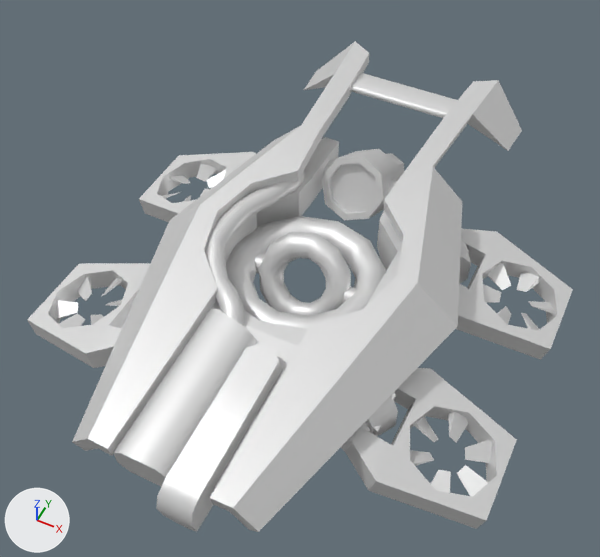
An edit to the glTF model glb/legheavydrone.glb, drawn before and after from the same camera.
Both versions are drawn from a 50 mm camera at (15.2, -31.1, 45.0) aimed at (-0.5, 0.4, 5.6). The axes (+X, +Y, +Z) are drawn at lower left. The lights are the same throughout. The older version comes first. Both versions are drawn at frame 24 of the action 'ActivateClose'; the numbers are the values there.

In view in the first picture: 'armor', 'base', 'blades', 'blblades', 'blwing', 'brwing', 'flblades', 'flwing', 'frwing', 'ringazimuth', 'ringelevation', 'thruster' and 2 more.
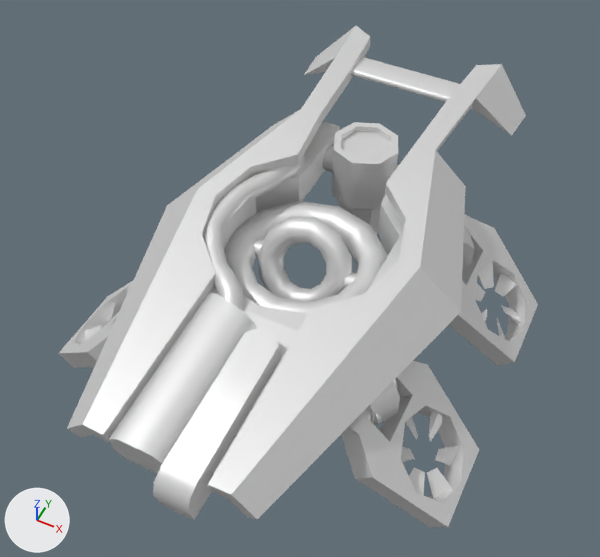
What differs and where, as boxes (x1, y1, x2, y2) in the pictures (600 x 557 px):
```json
{"object": "armor", "change": "moved", "before": [72, 41, 522, 532], "after": [67, 26, 526, 520]}
{"object": "base", "change": "moved", "before": [113, 137, 471, 532], "after": [109, 122, 474, 520]}
{"object": "flwing", "change": "moved, turned", "before": [341, 368, 517, 529], "after": [341, 361, 479, 527]}
{"object": "ringazimuth", "change": "moved", "before": [226, 216, 386, 329], "after": [224, 201, 388, 314]}
{"object": "blwing", "change": "moved, turned", "before": [456, 228, 573, 360], "after": [449, 214, 538, 366]}
{"object": "ringelevation", "change": "moved", "before": [254, 232, 356, 316], "after": [253, 216, 357, 302]}
{"object": "frwing", "change": "moved, turned", "before": [27, 263, 151, 368], "after": [58, 281, 133, 367]}
{"object": "thruster", "change": "moved, turned", "before": [322, 149, 404, 220], "after": [322, 122, 399, 235]}
{"object": "flblades", "change": "moved, turned", "before": [410, 412, 492, 497], "after": [401, 412, 460, 499]}
{"object": "blades", "change": "moved, turned", "before": [330, 163, 377, 212], "after": [341, 131, 391, 159]}
{"object": "brwing", "change": "moved, turned", "before": [139, 152, 256, 222], "on screen": "not visible afterwards"}
{"object": "blblades", "change": "moved, turned", "before": [483, 263, 554, 331], "after": [475, 262, 521, 339]}
{"object": "frblades", "change": "moved, turned", "before": [56, 277, 122, 328], "after": [85, 303, 115, 340], "on screen": "mostly hidden afterwards"}
{"object": "brblades", "change": "moved, turned", "before": [161, 164, 226, 202], "on screen": "not visible afterwards"}
```

Scene script edits in JSON lines:
```json
{"op": "set", "path": "ob_base.location", "old": "(0.0, 0.0, 0.67)", "new": "(0.0, 0.0, 2.0)"}
{"op": "set", "path": "ob_blwing.rotation_euler", "old": "(0.0, 0.26, 0.0)", "new": "(0.0, 0.785, 0.0)", "note": "degrees (0, 15, 0) -> degrees (0, 45, 0)"}
{"op": "set", "path": "ob_brwing.rotation_euler", "old": "(0.0, -0.26, 0.0)", "new": "(0.0, -0.785, 0.0)", "note": "degrees (0, -15, 0) -> degrees (0, -45, 0)"}
{"op": "set", "path": "ob_flwing.rotation_euler", "old": "(0.0, 0.26, 0.0)", "new": "(0.0, 0.785, 0.0)", "note": "degrees (0, 15, 0) -> degrees (0, 45, 0)"}
{"op": "set", "path": "ob_frwing.rotation_euler", "old": "(0.0, -0.26, 0.0)", "new": "(0.0, -0.785, 0.0)", "note": "degrees (0, -15, 0) -> degrees (0, -45, 0)"}
{"op": "set", "path": "ob_thruster.rotation_euler", "old": "(-0.511, 0.0, 0.0)", "new": "(-1.571, 0.0, 0.0)", "note": "degrees (-29, 0, 0) -> degrees (-90, 0, 0)"}
```
